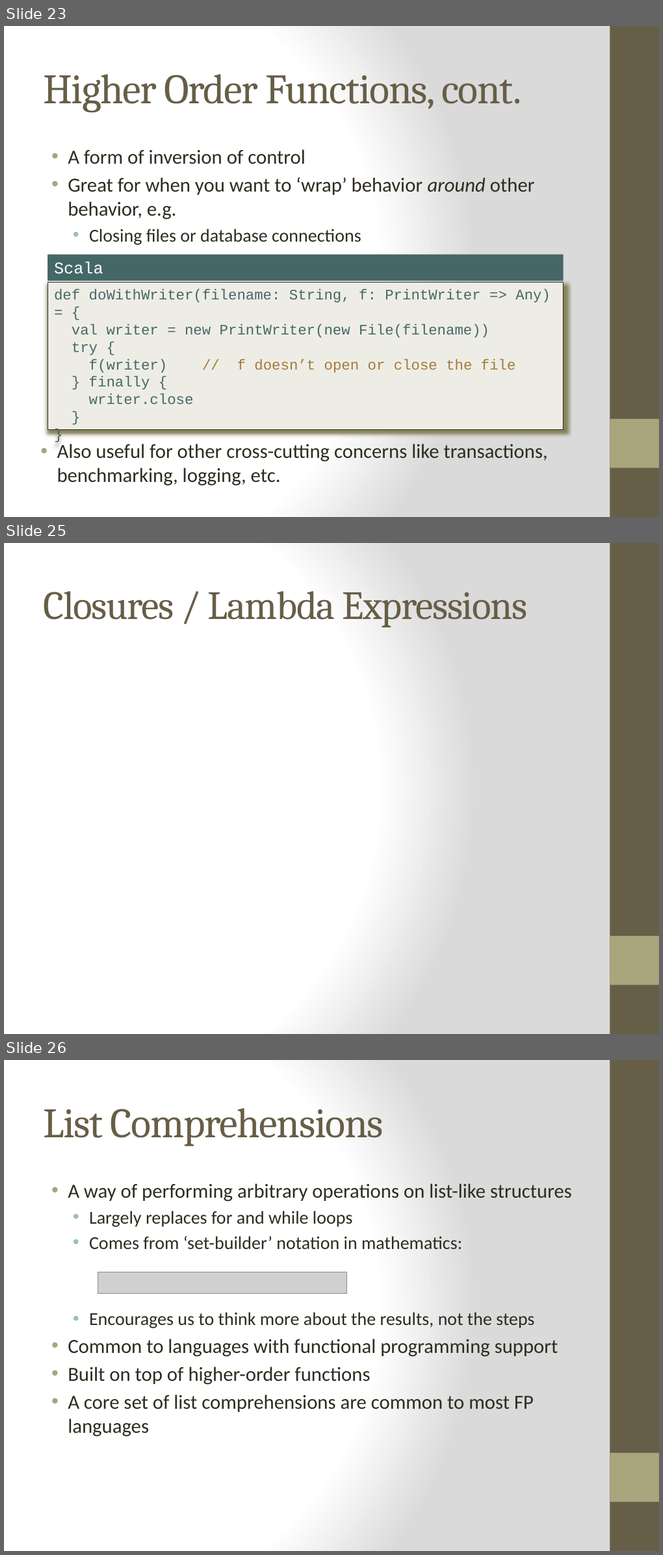
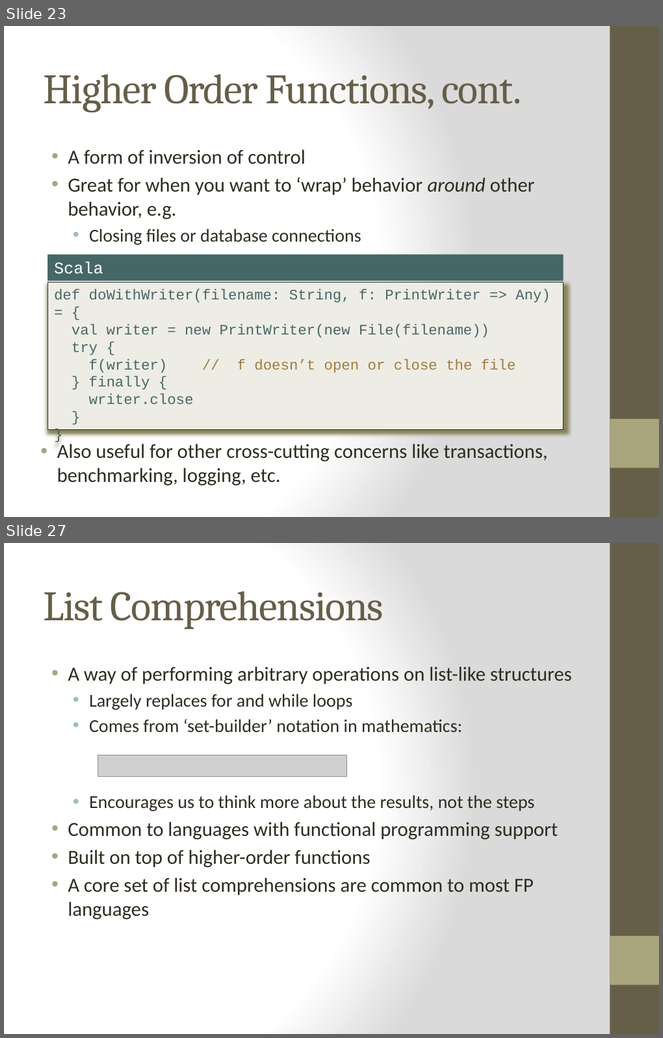
Before and after one commit to bjhartin/FoundationsOfFunctionalProgramming, a slide deck: FoundationsOfFunctionalProgramming.pptx. Shown one above the other, each under a label of ours: slides 23, 25 and 26 before the commit, slides 23 and 27 after it; the slides between them are not shown. The pictures are 663x1555 and 663x1038 pixels, drawn with LibreOffice and Linux fonts; fonts in the diff are those of the drawing; grey boxes stand for pictures. Boxes give left, top, right and bottom in pixels: in the first picture for what was removed or moved away, otherwise in the second. Text is boxed around its words. In the diff, an @@ line names an element or a change of style, - is before the commit and + after.

```diff
--- a/FoundationsOfFunctionalProgramming.pptx
+++ b/FoundationsOfFunctionalProgramming.pptx
@@ slide 25 removed at [4, 543, 659, 1034], background gradient #FFFFFF to #DADADA; not listed: 2 template elements that a slide beside it also shows @@
@@ title removed at [43, 591, 528, 627] @@
-Closures / Lambda Expressions
@@ what was slide 26 is now slide 27 @@
```
Also in this commit, not shown: 7 slides changed, 2 slides added, 1 other slide removed, 2 other files.
